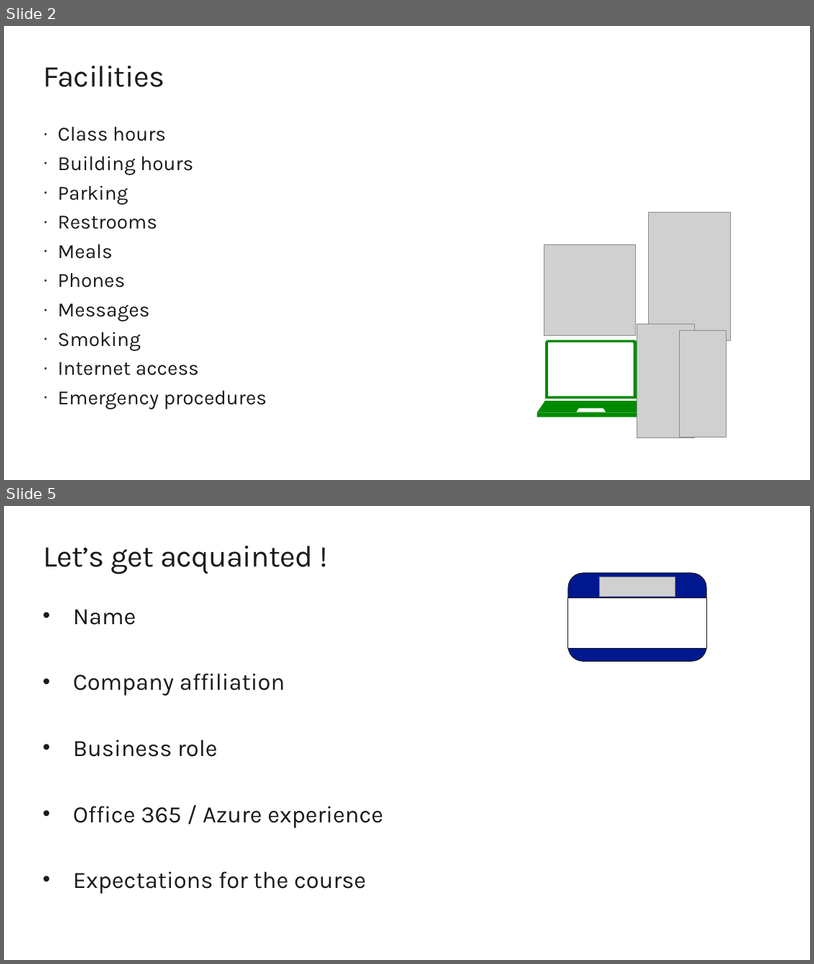
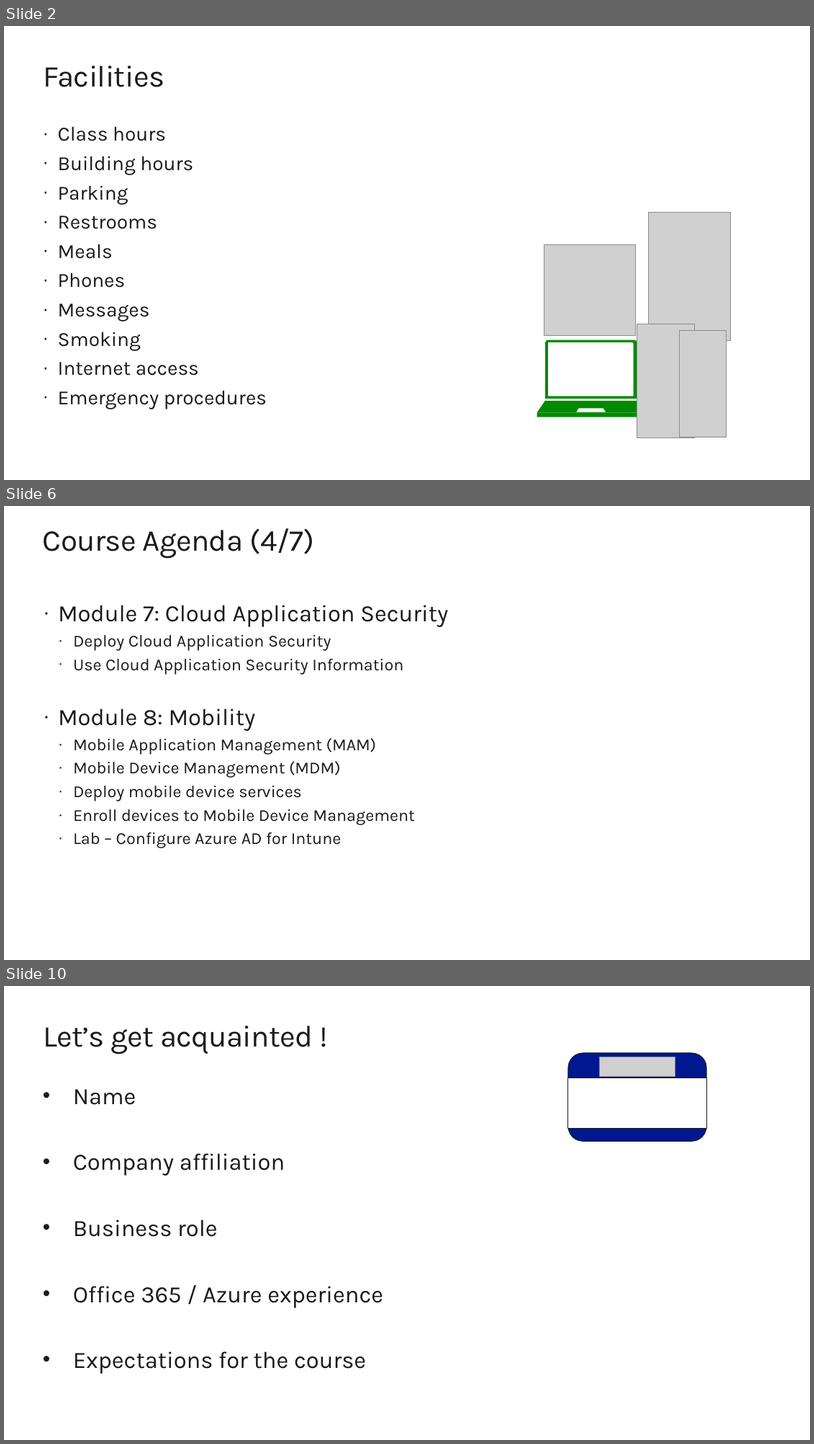
Before and after one commit to renaudwangler/ib, a slide deck: extra/MS-500AIntro.pptx. Shown one above the other, each under a label of ours: slides 2 and 5 before the commit, slides 2, 6 and 10 after it; the slides between them are not shown. The pictures are 814x964 and 814x1444 pixels, drawn with LibreOffice and Linux fonts; fonts in the diff are those of the drawing; grey boxes stand for pictures. Boxes give left, top, right and bottom in pixels: in the first picture for what was removed or moved away, otherwise in the second. Text is boxed around its words. In the diff, an @@ line names an element or a change of style, - is before the commit and + after.

```diff
--- a/extra/MS-500AIntro.pptx
+++ b/extra/MS-500AIntro.pptx
@@ slide 6 added at box(4, 506, 810, 960), background #FFFFFF @@
@@ title added at box(43, 528, 314, 559), 36 pt, text #1A1A1A @@
+Course Agenda (4/7)
@@ text added at box(58, 605, 448, 848), 20 pt, text #1A1A1A @@
+· Module 7: Cloud Application Security
+  · Deploy Cloud Application Security
+  · Use Cloud Application Security Information
+· Module 8: Mobility
+  · Mobile Application Management (MAM)
+  · Mobile Device Management (MDM)
+  · Deploy mobile device services
+  · Enroll devices to Mobile Device Management
+  · Lab – Configure Azure AD for Intune
@@ what was slide 5 is now slide 10 @@
```
Also in this commit, not shown: 6 other slides added, 2 slides removed.
